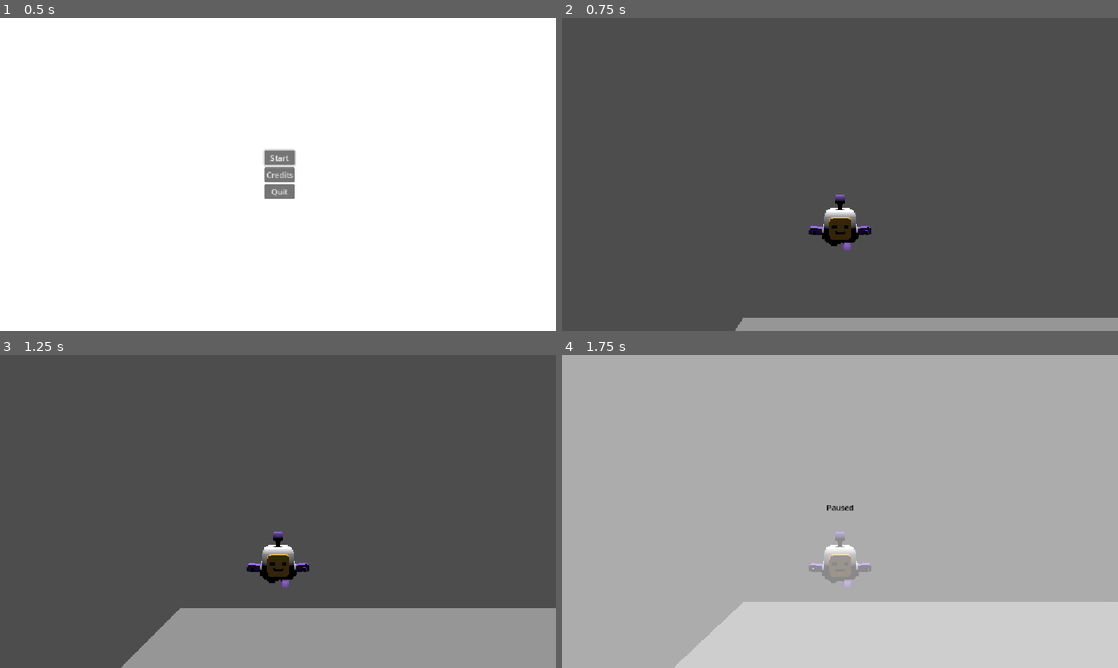
Above: before the commit, frames 1-4 (two rows, left to right).
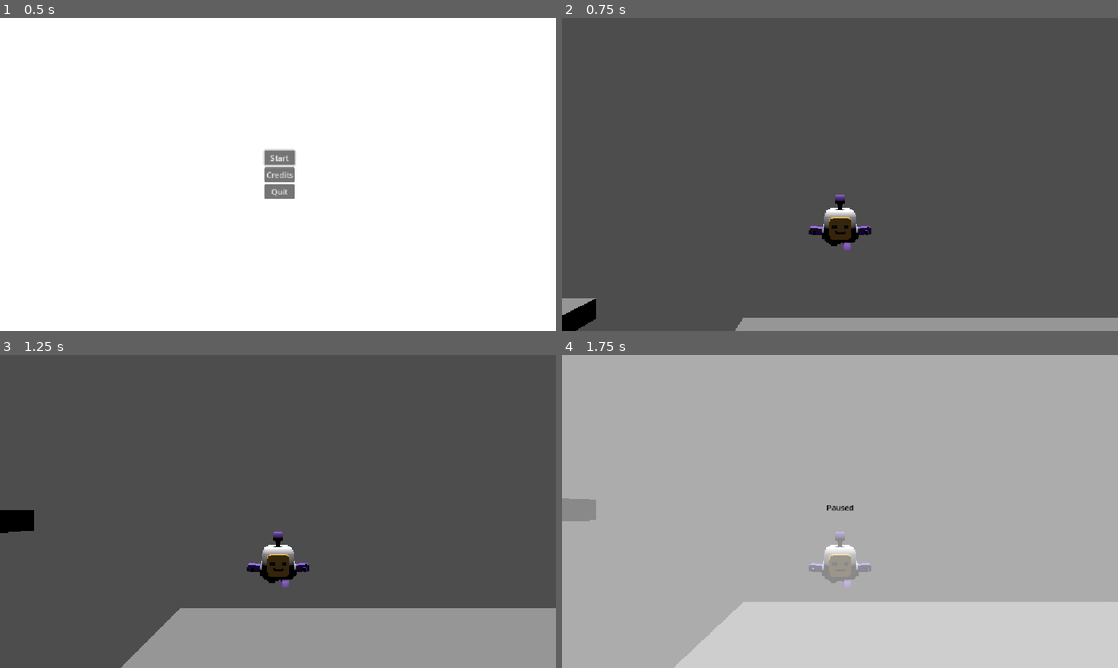
Above: after the commit, the same moments.

Repository: Strawreo/Sistemas-Multim-dia---Jogo-
Game: Godot game, scene res://Scenes/Menus/MainMenu.tscn
The game is run twice, just before and just after one commit, with the same random seed, the same clock (stepped at 60 frames per second) and the same inputs.
Inputs (mouse positions are in pixels of both pictures, inside the frame that each line leads up to):
- Up to frame 1 (0.5 s): no input
- Up to frame 2 (0.75 s): click "Start" at 0.5 s
- Up to frame 3 (1.25 s): no input
- Up to frame 4 (1.75 s): tap Enter (pause) at 1.25 s; move the mouse to (867, 511) at 1.27 s; hold W (move_up) from 1.28 s (still down); tap Space (jump) at 1.52 s

Frame 1 is identical in both runs. In frame 2, 0.6% of the frame differs, in the area x 0-7%, y 89-100%; in frame 3, 0.4%; in frame 4, 0.4%.

Commit message:
feat: Win Flag

Diff:
--- /dev/null
+++ b/Scenes/Level Elements/WinFlag.tscn
@@ -0,0 +1,20 @@
+[gd_scene format=3 uid="uid://cj205j7xu3xo3"]
+
+[ext_resource type="Script" uid="uid://cevc3enhl6xes" path="res://Scripts/Agents/win_flag.gd" id="1_kjg1d"]
+
+[sub_resource type="BoxShape3D" id="BoxShape3D_ms4e4"]
+
+[sub_resource type="BoxMesh" id="BoxMesh_ms4e4"]
+
+[node name="WinFlag" type="Node3D" unique_id=740944745]
+script = ExtResource("1_kjg1d")
+
+[node name="Area3D" type="Area3D" parent="." unique_id=2130304211]
+
+[node name="CollisionShape3D" type="CollisionShape3D" parent="Area3D" unique_id=1403861988]
+shape = SubResource("BoxShape3D_ms4e4")
+
+[node name="MeshInstance3D" type="MeshInstance3D" parent="Area3D" unique_id=1658866013]
+mesh = SubResource("BoxMesh_ms4e4")
+
+[connection signal="body_entered" from="Area3D" to="." method="_on_area_3d_body_entered"]
--- a/Scenes/Levels/Level_1.tscn
+++ b/Scenes/Levels/Level_1.tscn
@@ -4,14 +4,21 @@
 [ext_resource type="Script" uid="uid://cjl4h7e6nqjbx" path="res://Scenes/Level Elements/Pause.gd" id="1_ybqp2"]
 [ext_resource type="PackedScene" uid="uid://d2dcaklvi75yp" path="res://Scenes/Level Elements/Ground.tscn" id="2_q8yj7"]
 [ext_resource type="PackedScene" uid="uid://7kft06coybor" path="res://Scenes/Level Elements/Light.tscn" id="3_87l2y"]
+[ext_resource type="PackedScene" uid="uid://3rbsprwc2315" path="res://Scenes/Menus/WinScreen.tscn" id="3_hs11j"]
 [ext_resource type="PackedScene" uid="uid://ba0g5lcgdb25g" path="res://Scenes/Level Elements/Platform.tscn" id="4_87l2y"]
+[ext_resource type="Script" uid="uid://cs2uj4jej6p1t" path="res://Scripts/Menus/win_screen.gd" id="4_o5ofx"]
 [ext_resource type="PackedScene" uid="uid://cnfbm3x14601m" path="res://Scenes/Menus/Pause.tscn" id="5_qpfou"]
+[ext_resource type="PackedScene" uid="uid://cj205j7xu3xo3" path="res://Scenes/Level Elements/WinFlag.tscn" id="7_iyh3f"]
 
 [node name="Level1" type="Node3D" unique_id=1999802002]
 
 [node name="Pause" parent="." unique_id=881999419 instance=ExtResource("5_qpfou")]
 process_mode = 3
 script = ExtResource("1_ybqp2")
+
+[node name="WinScreen" parent="." unique_id=1309274385 instance=ExtResource("3_hs11j")]
+process_mode = 3
+script = ExtResource("4_o5ofx")
 
 [node name="Player" parent="." unique_id=1481033572 instance=ExtResource("1_cp10e")]
 transform = Transform3D(1, 0, 0, 0, 1, 0, 0, 0, 1, 3.7097812, 5.40803, 4.364872)
@@ -24,3 +31,54 @@
 
 [node name="Platform" parent="." unique_id=168723649 instance=ExtResource("4_87l2y")]
 transform = Transform3D(1, 0, 0, 0, 1, 0, 0, 0, 1, -5.5044985, -9.536743e-07, 9.037392)
+
+[node name="Platform2" parent="." unique_id=2023146935 instance=ExtResource("4_87l2y")]
+transform = Transform3D(1, 0, 0, 0, 1, 0, 0, 0, 1, -9.463139, -9.536743e-07, 9.037392)
+move_distance = 10.0
+move_speed = 3.0
+
+[node name="Platform3" parent="." unique_id=1008923608 instance=ExtResource("4_87l2y")]
+transform = Transform3D(1, 0, 0, 0, 1, 0, 0, 0, 1, -9.463139, -9.536743e-07, 16.961538)
+move_distance = 3.0
+move_speed = 0.5
+
+[node name="Platform4" parent="." unique_id=2098634244 instance=ExtResource("4_87l2y")]
+transform = Transform3D(1, 0, 0, 0, 1, 0, 0, 0, 1, -12.762958, -9.536743e-07, 9.037392)
+move_distance = 2.5
+move_speed = 2.5
+
+[node name="Platform" parent="Platform4" unique_id=475160045 instance=ExtResource("4_87l2y")]
+transform = Transform3D(-0.9998425, 0, -0.017743038, 0, 1, 0, 0.017743038, 0, -0.9998425, -0.011539459, -9.536743e-07, 15.445915)
+
+[node name="Platform2" parent="Platform4" unique_id=1033734957 instance=ExtResource("4_87l2y")]
+transform = Transform3D(-0.9998425, 0, -0.017743038, 0, 1, 0, 0.017743038, 0, -0.9998425, 3.9464788, -9.536743e-07, 15.375675)
+move_distance = 10.0
+move_speed = 3.0
+
+[node name="Platform4" parent="Platform4" unique_id=718524488 instance=ExtResource("4_87l2y")]
+transform = Transform3D(-0.9998425, 0, -0.017743038, 0, 1, 0, 0.017743038, 0, -0.9998425, 7.2457767, -9.536743e-07, 15.317127)
+move_distance = 2.5
+move_speed = 2.5
+
+[node name="Platform5" parent="Platform4" unique_id=720574368 instance=ExtResource("4_87l2y")]
+transform = Transform3D(-0.9998425, 0, -0.017743038, 0, 1, 0, 0.017743038, 0, -0.9998425, 4.0771255, -9.536743e-07, 22.737812)
+move_distance = 6.0
+move_speed = 1.0
+
+[node name="Platform5" parent="." unique_id=1231520350 instance=ExtResource("4_87l2y")]
+transform = Transform3D(1, 0, 0, 0, 1, 0, 0, 0, 1, -9.463139, -9.536743e-07, 1.6740971)
+move_distance = 6.0
+move_speed = 1.0
+
+[node name="WinFlag" parent="." unique_id=740944745 instance=ExtResource("7_iyh3f")]
+transform = Transform3D(1, 0, 0, 0, 1, 0, 0, 0, 1, -26.730257, 7.7701116, 14.944722)
+
+[node name="Ground2" parent="." unique_id=197431484 instance=ExtResource("2_q8yj7")]
+transform = Transform3D(0.55999523, 0, 0, 0, 1.2031982, 0, 0, 0, 0.7883608, -44.95444, 5.8067684, 5.6765003)
+
+[connection signal="pressed" from="WinScreen/VBoxContainer/HBoxContainer/NextLevel" to="WinScreen" method="_on_next_level_pressed"]
+[connection signal="pressed" from="WinScreen/VBoxContainer/HBoxContainer/MainMenu" to="WinScreen" method="_on_main_menu_pressed"]
+[connection signal="body_entered" from="WinFlag/Area3D" to="WinScreen" method="_on_area_3d_body_entered"]
+
+[editable path="WinScreen"]
+[editable path="WinFlag"]
--- a/Scenes/Menus/Pause.tscn
+++ b/Scenes/Menus/Pause.tscn
@@ -11,13 +11,13 @@
 grow_horizontal = 2
 grow_vertical = 2
 
-[node name="ColorRect" type="ColorRect" parent="." unique_id=2122971002]
+[node name="ColorRect" type="ColorRect" parent="." unique_id=53528484]
 layout_mode = 0
 offset_right = 1310.0
 offset_bottom = 717.0
 color = Color(1, 1, 1, 0.5372549)
 
-[node name="VBoxContainer" type="VBoxContainer" parent="." unique_id=1945946595]
+[node name="VBoxContainer" type="VBoxContainer" parent="." unique_id=395480487]
 layout_mode = 1
 anchors_preset = 8
 anchor_left = 0.5
@@ -31,7 +31,7 @@
 grow_horizontal = 2
 grow_vertical = 2
 
-[node name="Paused" type="Label" parent="VBoxContainer" unique_id=566544127]
+[node name="Paused" type="Label" parent="VBoxContainer" unique_id=1722967211]
 layout_mode = 2
 text = "Paused"
-label_settings = SubResource("LabelSettings_f6wxy")
+label_settings = SubResource("LabelSettings_peu34")
--- /dev/null
+++ b/Scenes/Menus/WinScreen.tscn
@@ -0,0 +1,50 @@
+[gd_scene format=3 uid="uid://3rbsprwc2315"]
+
+[sub_resource type="LabelSettings" id="LabelSettings_k7ht4"]
+font_color = Color(0, 0, 0, 1)
+
+[node name="WinScreen" type="Control" unique_id=1309274385]
+layout_mode = 3
+anchors_preset = 15
+anchor_right = 1.0
+anchor_bottom = 1.0
+grow_horizontal = 2
+grow_vertical = 2
+
+[node name="ColorRect" type="ColorRect" parent="." unique_id=1548319538]
+layout_mode = 0
+offset_right = 1310.0
+offset_bottom = 717.0
+color = Color(1, 1, 1, 0.5372549)
+
+[node name="VBoxContainer" type="VBoxContainer" parent="." unique_id=797148067]
+layout_mode = 1
+anchors_preset = 8
+anchor_left = 0.5
+anchor_top = 0.5
+anchor_right = 0.5
+anchor_bottom = 0.5
+offset_left = -51.0
+offset_top = -29.0
+offset_right = 51.0
+offset_bottom = 29.0
+grow_horizontal = 2
+grow_vertical = 2
+
+[node name="Paused" type="Label" parent="VBoxContainer" unique_id=845732093]
+layout_mode = 2
+text = "Level Won!"
+label_settings = SubResource("LabelSettings_k7ht4")
+
+[node name="HBoxContainer" type="HBoxContainer" parent="VBoxContainer" unique_id=988766820]
+layout_mode = 2
+size_flags_horizontal = 8
+size_flags_vertical = 4
+
+[node name="NextLevel" type="Button" parent="VBoxContainer/HBoxContainer" unique_id=1984263330]
+layout_mode = 2
+text = "Next"
+
+[node name="MainMenu" type="Button" parent="VBoxContainer/HBoxContainer" unique_id=1880937681]
+layout_mode = 2
+text = "Menu"
--- a/Scripts/Agents/player.gd
+++ b/Scripts/Agents/player.gd
@@ -56,6 +56,9 @@
 		velocity.x = move_toward(velocity.x, 0, SPEED)
 		velocity.z = move_toward(velocity.z, 0, SPEED)
 
+	if position.y < -10:
+		get_tree().reload_current_scene()
+
 	move_and_slide()
 
 	# Atualização das Animações
--- /dev/null
+++ b/Scripts/Agents/win_flag.gd
@@ -0,0 +1,5 @@
+extends Node3D
+
+
+func _on_area_3d_body_entered(body: Node3D) -> void:
+	print("Win flag collided")
--- /dev/null
+++ b/Scripts/Global.gd
@@ -0,0 +1,3 @@
+extends Node
+
+@export var currentUnlockedLevel: int = 1
--- /dev/null
+++ b/Scripts/Menus/win_screen.gd
@@ -0,0 +1,22 @@
+extends Control
+
+func _ready() -> void:
+	hide()
+
+
+func _process(delta: float) -> void:
+	pass
+
+
+func _on_area_3d_body_entered(body: Node3D) -> void:
+	get_tree().paused = true
+	show()
+	$VBoxContainer/HBoxContainer/NextLevel.grab_focus()
+
+
+func _on_next_level_pressed() -> void:
+	pass
+
+
+func _on_main_menu_pressed() -> void:
+	pass
--- a/project.godot
+++ b/project.godot
@@ -14,6 +14,10 @@
 run/main_scene="uid://655emebjkxsl"
 config/features=PackedStringArray("4.7", "Forward Plus")
 config/icon="res://Assets/icon.svg"
+
+[autoload]
+
+Global="*uid://5os1vbt5fhgw"
 
 [display]
 
Not shown: 1 places in Scenes/Menus/Pause.tscn that only renumber resources
Not shown, added: Scripts/Agents/win_flag.gd.uid
Not shown, added: Scripts/Global.gd.uid
Not shown, added: Scripts/Menus/win_screen.gd.uid
